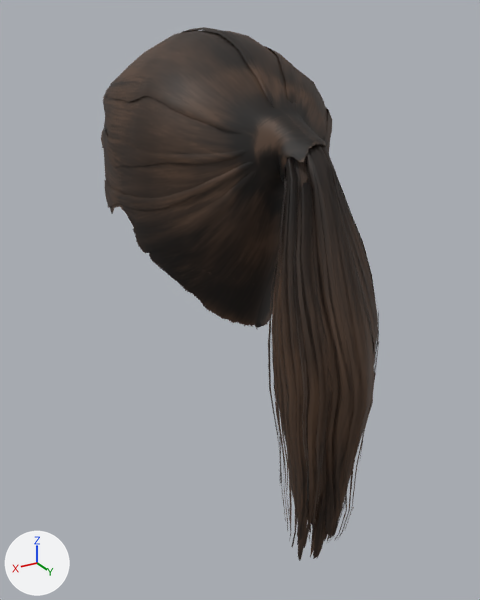
Renders of the glTF model assets/editable/hair_ponytail01.glb from each side of a commit.
One viewpoint serves both versions: a camera (50 mm lens) standing at (0.228, 0.376, 1.675) and looking at (0.001, -0.003, 1.486). The lights are fixed; the arrows at lower left show +X, +Y and +Z. The first picture is the older version. Vertices at exactly the same position are counted once.

Names of what the first picture shows: 'Hair_ponytail01'.
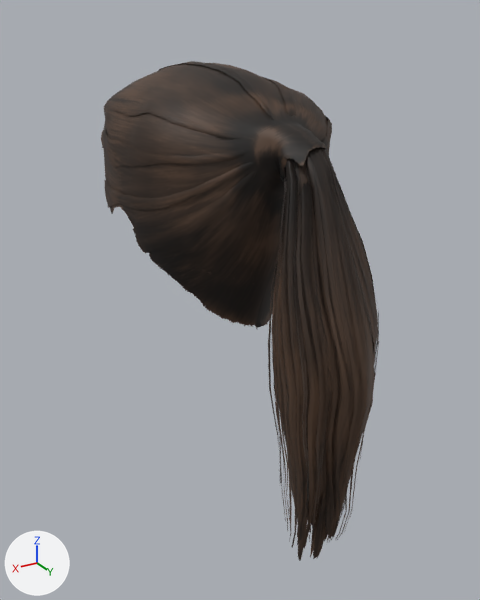
The newer file adds a shape key; the second version is drawn at full value of the shape key 'face_forehead_decr' of 'Hair_ponytail01', and the change is written as the vertex moves it makes.

Boxes (x1, y1, x2, y2) around the edits, measured in the pictures (480 x 600 px; the box of a moved part takes in the faces that stretch with it):
'Hair_ponytail01', reshaped (6% shorter): before (101, 27, 379, 561); after (101, 61, 379, 561)
part 1 of me_hair_ponytail01, moved or reshaped: before (103, 83, 244, 134); after (104, 97, 243, 139)
part 2 of me_hair_ponytail01, moved or reshaped: before (102, 27, 352, 230); after (102, 61, 352, 230)

The change, as a list of edits to the scene's bpy script:
```text
Change me_hair_ponytail01:
    used by ob_hair_ponytail01; location = (0.0, 0.0, 0.0)
    remove me_hair_ponytail01.from_pydata(...)  # 3678 vertices, 5344 faces; spans x -0.076..0.074, y -0.131..0.129, z 1.301..1.667
    add me_hair_ponytail01.from_pydata(...)  # 3678 vertices, 5344 faces; spans x -0.076..0.074, y -0.131..0.129, z 1.301..1.645
    me_hair_ponytail01 part 1: the loose piece of 63 vertices spanning x 0.022..0.065, y -0.121..0.042, z 1.605..1.637 is multiplied about its middle by the matrix ((1.0, 0.0, 0.0), (0.0, 1.0, 0.0), (-0.035, -0.005, 0.681)), then moved by (0.0, 0.0, -0.006)
    me_hair_ponytail01 part 2: 962 of 3678 vertices moved; they spanned x -0.07..0.071, y -0.131..0.09, z 1.574..1.667 and now span x -0.07..0.071, y -0.131..0.09, z 1.573..1.645; mean shift (0.0, 0.0, -0.005); largest move (0.002, -0.047, 1.667) -> (0.002, -0.047, 1.645)
    other edits to the shape of me_hair_ponytail01 do not show in these pictures
```
